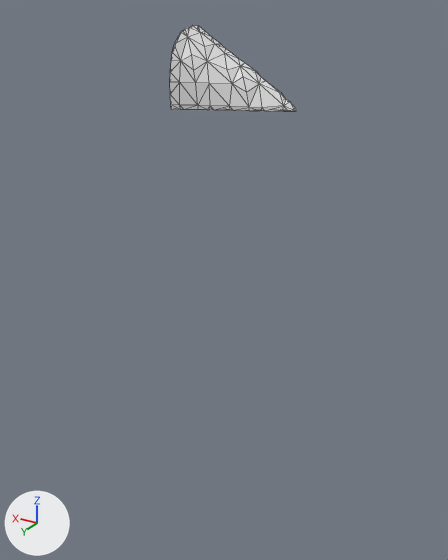
What one commit did to the glTF model assets/terrain/surface_pieces/surf_32_4.glb.
Camera for both pictures: a 50 mm lens placed at (38.4, 110.5, -1.1), pointed at (52.4, 87.2, -12.7). Lighting does not change. The marker at lower left points along +X, +Y and +Z. The first picture is the older version. Mesh edges are drawn as thin lines. Where no turn or scale is listed for an object, it has been applied to the vertices.

In view in the first picture: 'geometry_0'.
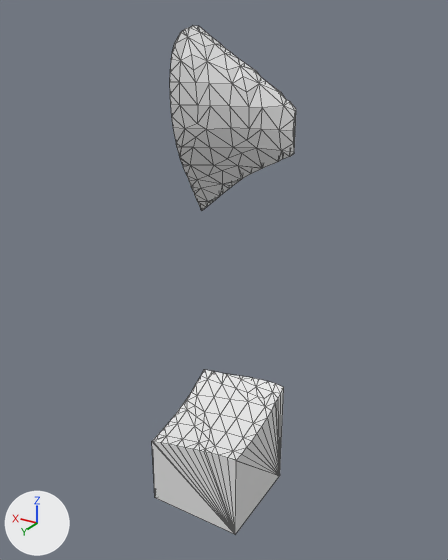
Location of each change, (x1, y1, x2, y2) in pixels of the pictures (448 x 560 px):
'geometry_0', reshaped (14% wider, 493% taller): before (170, 26, 296, 111); after (152, 26, 296, 535)
part 1 of me_geometry_0, added: after (152, 370, 284, 535)
part 2 of me_geometry_0, built on: before (171, 102, 295, 111); after (171, 102, 296, 211)

The change, as a diff of the scene's bpy script:
```diff
--- a/assets/terrain/surface_pieces/surf_32_4.glb.py
+++ b/assets/terrain/surface_pieces/surf_32_4.glb.py
@@ me_geometry_0 @@
 # used by ob_geometry_0; location = (0.0, 0.0, 0.0)
-me_geometry_0.from_pydata(...)  # 77 vertices, 150 faces; spans x 50.0..55.0, y 85.0..87.39, z -5.0..-1.58
+me_geometry_0.from_pydata(...)  # 220 vertices, 432 faces; spans x 50.0..55.0, y 85.0..90.0, z -25.0..-1.58
+# me_geometry_0 part 1: a new loose piece of 94 vertices spanning x 50.0..55.0, y 85.0..90.0, z -25.0..-19.08
+# me_geometry_0 part 2
+# 18 vertices are removed from x 50.0..55.0, y 85.0..87.36, z -5.0
+# 62 faces are deleted
+# 67 vertices are added at x 50.0..55.0, y 85.0..87.32, z -10.3..-5.3
+# 160 new faces join them
```
